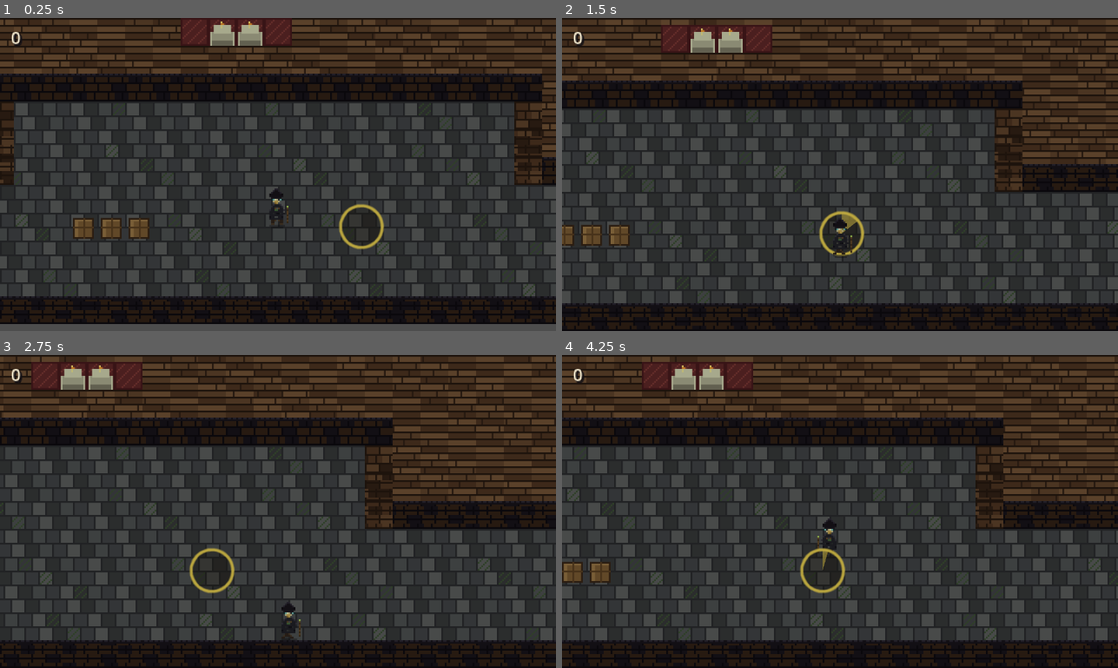
Above: before the commit, frames 1-4 (two rows, left to right).
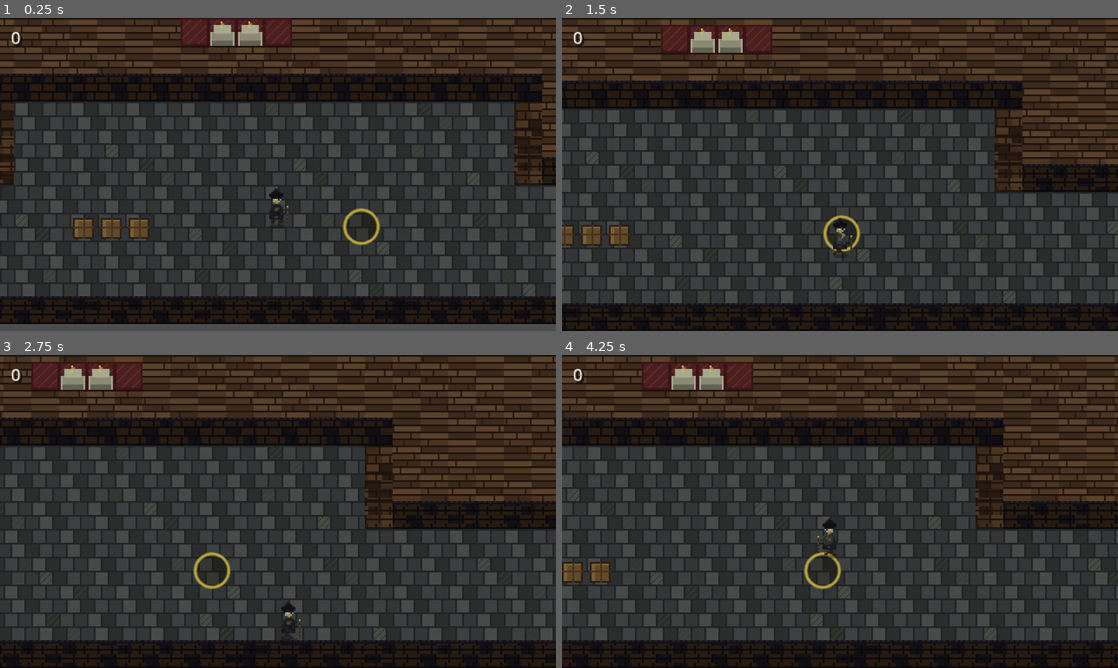
Above: after the commit, the same moments.

Repository: gbersac/2d-game
Game: Godot game, scene res://scenes/world.tscn
Two runs of this game, one before a commit and one after it. Both use one fixed random seed, a clock stepped at 60 frames per second and the inputs below.
Inputs:
- Up to frame 1 (0.25 s): no input
- Up to frame 2 (1.5 s): hold D (move_right) 0.53-1.28 s; hold S (move_down) from 1.28 s (still down)
- Up to frame 3 (2.75 s): release S (move_down) at 2.03 s; hold D (move_right) from 2.03 s (still down)
- Up to frame 4 (4.25 s): release D (move_right) at 2.78 s; hold W (move_up) 2.78-3.53 s; hold A (move_left) from 3.53 s (still down)

The runs differ from the first frame. In frame 1, 0.5% of the frame differs, in the area x 60-70%, y 59-74%; in frame 2, 0.5%; in frame 3, 0.5%; in frame 4, 0.6%, in the area x 42-51%, y 57-77%.

Commit message:
create timer circle

Diff:
--- a/scenes/interaction_circle.tscn
+++ b/scenes/interaction_circle.tscn
@@ -3,7 +3,7 @@
 [ext_resource type="Script" path="res://scripts/interaction_circle.gd" id="1_circle"]
 
 [sub_resource type="CircleShape2D" id="CircleShape2D_zone"]
-radius = 12.0
+radius = 9.6
 
 [node name="InteractionCircle" type="Area2D"]
 collision_layer = 0
--- a/scripts/interaction_circle.gd
+++ b/scripts/interaction_circle.gd
@@ -2,33 +2,66 @@
 
 @export var duration: float = 3.0
 @export var should_restart: bool = false
-@export var radius: float = 12.0
+@export var radius: float = 9.6
 
 var on_completed: Callable
 
 var _running: bool = false
 var _elapsed: float = 0.0
+var _player: Node2D
+var _pie: PieOverlay
 
 @onready var _collision: CollisionShape2D = $CollisionShape2D
 
-const FILL := Color(0.92, 0.78, 0.32, 0.55)
 const RING := Color(0.92, 0.78, 0.32, 0.95)
 const TRACK := Color(0.12, 0.1, 0.08, 0.4)
+
+
+class PieOverlay extends Node2D:
+	var ratio: float = 0.0
+	var pie_radius: float = 5.0 * 2.0 / 3.0
+
+	const FILL := Color(0.55, 0.55, 0.55, 0.9)
+	const PIE_TRACK := Color(0.4, 0.4, 0.4, 0.35)
+
+	func _draw() -> void:
+		draw_circle(Vector2.ZERO, pie_radius, PIE_TRACK)
+		if ratio <= 0.0:
+			return
+		if ratio >= 1.0:
+			draw_circle(Vector2.ZERO, pie_radius, FILL)
+			return
+		var points := PackedVector2Array()
+		points.append(Vector2.ZERO)
+		var start := -PI / 2.0
+		var end := start + ratio * TAU
+		var steps := maxi(3, int(ceil(48.0 * ratio)))
+		for i in range(steps + 1):
+			var t := float(i) / float(steps)
+			var angle := lerpf(start, end, t)
+			points.append(Vector2.from_angle(angle) * pie_radius)
+		draw_colored_polygon(points, FILL)
 
 
 func _ready() -> void:
 	var shape := CircleShape2D.new()
 	shape.radius = radius
 	_collision.shape = shape
+	z_index = -1
 	body_entered.connect(_on_body_entered)
 	body_exited.connect(_on_body_exited)
+	_pie = PieOverlay.new()
+	_pie.top_level = true
+	_pie.z_index = 100
+	_pie.visible = false
+	add_child(_pie)
 
 
 func _process(delta: float) -> void:
 	if not _running:
 		return
 	_elapsed += delta
-	queue_redraw()
+	_update_pie()
 	if _elapsed >= duration:
 		_complete()
 
@@ -36,32 +69,28 @@
 func _draw() -> void:
 	draw_circle(Vector2.ZERO, radius, TRACK)
 	draw_arc(Vector2.ZERO, radius, 0.0, TAU, 48, RING, 1.5, true)
-	if not _running or duration <= 0.0:
-		return
-	var ratio := clampf(_elapsed / duration, 0.0, 1.0)
-	_draw_pie(ratio)
 
 
-func _draw_pie(ratio: float) -> void:
-	if ratio <= 0.0:
+func _update_pie() -> void:
+	if _player == null or duration <= 0.0:
+		_pie.visible = false
 		return
-	if ratio >= 1.0:
-		draw_circle(Vector2.ZERO, radius, FILL)
-		return
-	var points := PackedVector2Array()
-	points.append(Vector2.ZERO)
-	var start := -PI / 2.0
-	var end := start + ratio * TAU
-	var steps := maxi(3, int(ceil(48.0 * ratio)))
-	for i in range(steps + 1):
-		var t := float(i) / float(steps)
-		var angle := lerpf(start, end, t)
-		points.append(Vector2.from_angle(angle) * radius)
-	draw_colored_polygon(points, FILL)
+	_pie.visible = true
+	_pie.global_position = _center_of_gravity(_player)
+	_pie.ratio = clampf(_elapsed / duration, 0.0, 1.0)
+	_pie.queue_redraw()
+
+
+func _center_of_gravity(body: Node2D) -> Vector2:
+	var sprite := body.get_node_or_null("Sprite2D") as Sprite2D
+	if sprite != null:
+		return sprite.to_global(sprite.offset)
+	return body.global_position
 
 
 func _on_body_entered(body: Node2D) -> void:
 	if body.is_in_group("player"):
+		_player = body
 		_start()
 
 
@@ -73,12 +102,15 @@
 func _start() -> void:
 	_running = true
 	_elapsed = 0.0
+	_update_pie()
 	queue_redraw()
 
 
 func _cancel() -> void:
 	_running = false
 	_elapsed = 0.0
+	_player = null
+	_pie.visible = false
 	queue_redraw()
 
 
@@ -90,6 +122,10 @@
 		_elapsed = 0.0
 		if _is_player_inside():
 			_running = true
+			_update_pie()
+		else:
+			_player = null
+			_pie.visible = false
 		queue_redraw()
 	else:
 		queue_free()
--- a/scripts/world.gd
+++ b/scripts/world.gd
@@ -8,7 +8,7 @@
 	var circle := InteractionCircleScene.instantiate()
 	circle.duration = 3.0
 	circle.should_restart = false
-	circle.radius = TILE * 1.5 / 2.0
+	circle.radius = TILE * 1.2 / 2.0
 	circle.position = $Player.position + Vector2(TILE * 3, 0)
 	circle.on_completed = GameState.add.bind(5)
 	add_child(circle)
